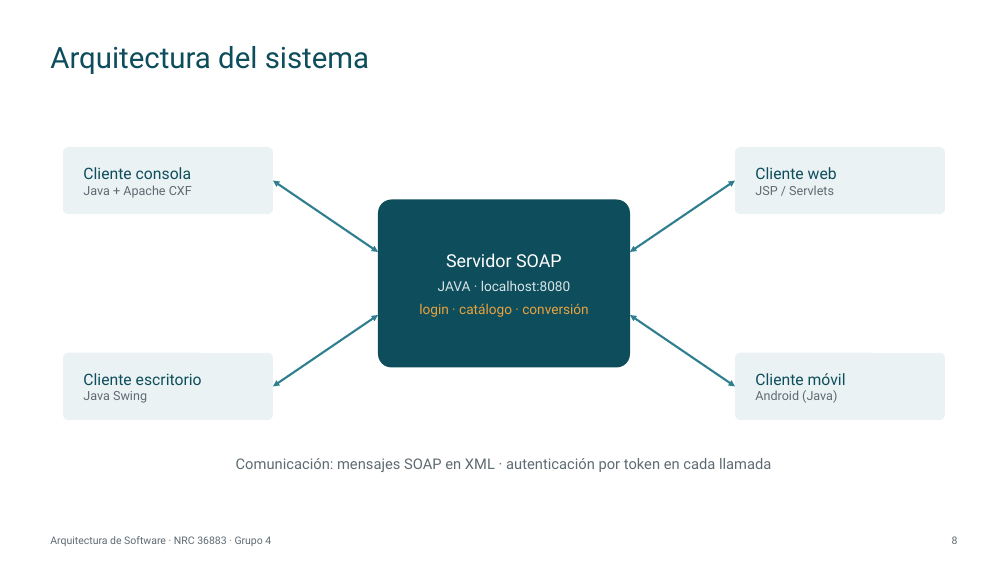
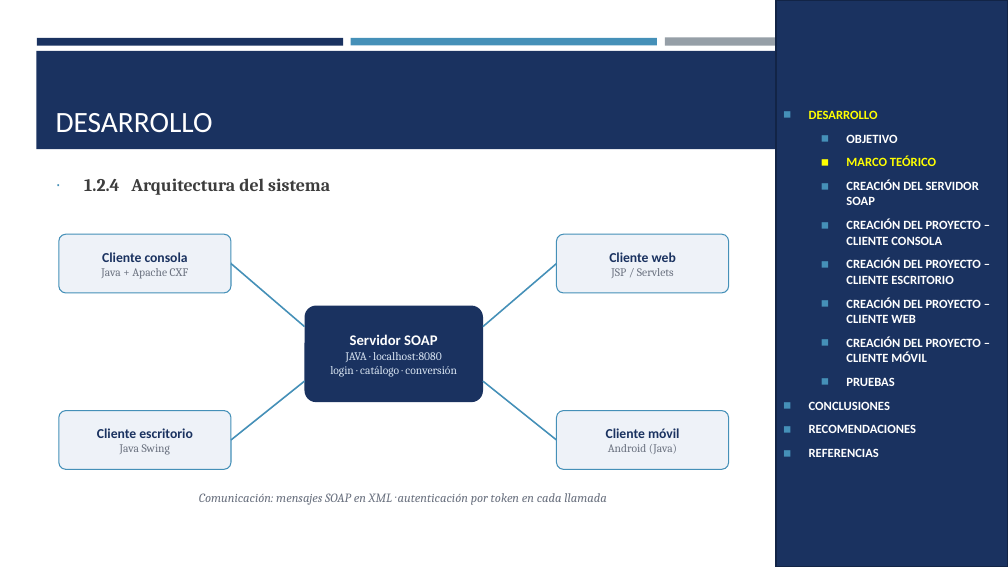
Before and after one commit to IMarcusDev/TI.1.1.-PAO202651_SOAP_JAVA_SINBDD_NRC_36883_GR04, a slide deck: slide 7 of 05. DOCUMENTACION/PRESENTACION TI.1.1. SOAP sin BDD en JAVA GR4.pptx (slide 8 before the commit). Drawn at 1008x567 pixels with LibreOffice and Linux fonts; fonts in the diff are those of the drawing. Boxes give left, top, right and bottom in pixels: in the first picture for what was removed or moved away, otherwise in the second. Text is boxed around its words. In the diff, an @@ line names an element or a change of style, - is before the commit and + after.

```diff
--- a/05. DOCUMENTACION/PRESENTACION TI.1.1. SOAP sin BDD en JAVA GR4.pptx
+++ b/05. DOCUMENTACION/PRESENTACION TI.1.1. SOAP sin BDD en JAVA GR4.pptx
@@ rectangle added at (776,0,1008,567), fill #1A3260, outline #122446 1.75 pt, 12 pt, text #FFFFFF, bold @@
+◼ DESARROLLO
+  ◼ OBJETIVO
+  ◼ MARCO TEÓRICO
+  ◼ CREACIÓN DEL SERVIDOR SOAP
+  ◼ CREACIÓN DEL PROYECTO – CLIENTE CONSOLA
+  ◼ CREACIÓN DEL PROYECTO – CLIENTE ESCRITORIO
+  ◼ CREACIÓN DEL PROYECTO – CLIENTE WEB
+  ◼ CREACIÓN DEL PROYECTO – CLIENTE MÓVIL
+  ◼ PRUEBAS
+◼ CONCLUSIONES
+◼ RECOMENDACIONES
+◼ REFERENCIAS
@@ rectangle added at (36,51,972,149), fill #1A3260 @@
@@ rectangle added at (37,38,343,45), fill #1A3260 @@
@@ title removed at (50,46,369,74) @@
-Arquitectura del sistema
@@ rectangle added at (351,38,657,45), fill #4590B8 @@
@@ rectangle added at (665,38,971,46), fill #969FA7 @@
@@ title added at (56,113,213,132), 28 pt, text #FFFFFF @@
+DESARROLLO
@@ text added at (84,178,330,195), 17 pt, text #3D3D3D, bold @@
+∙ 1.2.4 Arquitectura del sistema
@@ double arrow removed from (273, 181) to (378, 252) @@
@@ double arrow removed from (735, 181) to (630, 252) @@
@@ rounded rectangle "Cliente consola": place and size @@
-rounded rectangle "Cliente consola" at (63,147,273,214)
+rounded rectangle "Cliente consola" at (59,234,231,293)
@@ rounded rectangle "Cliente consola" at (59,234,231,293): size 15 to 13 pt, font Roboto to Calibri, text colour #0E4D5C to #1A3260, bold on in "Cliente consola"; size 12 to 11 pt, font Roboto to Cambria, text colour #5F6B72 to #6B7280 in "Java + Apache CXF"; alignment left to centre; fill #EAF2F3 to #EEF2F8; outline none to #4590B8 1 pt; proportions changed @@
@@ rounded rectangle "Cliente web": place and size @@
-rounded rectangle "Cliente web" at (735,147,945,214)
+rounded rectangle "Cliente web" at (557,234,729,293)
@@ rounded rectangle "Cliente web" at (557,234,729,293): size 15 to 13 pt, font Roboto to Calibri, text colour #0E4D5C to #1A3260, bold on in "Cliente web"; size 12 to 11 pt, font Roboto to Cambria, text colour #5F6B72 to #6B7280 in "JSP / Servlets"; alignment left to centre; fill #EAF2F3 to #EEF2F8; outline none to #4590B8 1 pt; proportions changed @@
@@ line added from (231, 264) to (305, 327), #4590B8 1.5 pt @@
@@ line added from (557, 264) to (483, 327), #4590B8 1.5 pt @@
@@ double arrow removed from (273, 386) to (378, 315) @@
@@ rounded rectangle "Servidor SOAP": place and size @@
-rounded rectangle "Servidor SOAP" at (378,200,630,368)
+rounded rectangle "Servidor SOAP" at (305,306,483,402)
@@ rounded rectangle "Servidor SOAP" at (305,306,483,402): size 17 to 14 pt, font Roboto to Calibri, bold on in "Servidor SOAP"; size 13 to 11 pt, font Roboto to Cambria in "JAVA · localhost:8080", "login · catálogo · conversión"; text colour #D6E4E7 to #D6E2F0 in "JAVA · localhost:8080"; text colour #E8A33D to #D6E2F0 in "login · catálogo · conversión"; less space between paragraphs; fill #0E4D5C to #1A3260; proportions changed @@
@@ double arrow removed from (735, 386) to (630, 315) @@
@@ line added from (231, 440) to (305, 381), #4590B8 1.5 pt @@
@@ line added from (557, 440) to (483, 381), #4590B8 1.5 pt @@
@@ rounded rectangle "Cliente escritorio": place and size @@
-rounded rectangle "Cliente escritorio" at (63,353,273,420)
+rounded rectangle "Cliente escritorio" at (59,411,231,470)
@@ rounded rectangle "Cliente escritorio" at (59,411,231,470): size 15 to 13 pt, font Roboto to Calibri, text colour #0E4D5C to #1A3260, bold on in "Cliente escritorio"; size 12 to 11 pt, font Roboto to Cambria, text colour #5F6B72 to #6B7280 in "Java Swing"; alignment left to centre; fill #EAF2F3 to #EEF2F8; outline none to #4590B8 1 pt; proportions changed @@
@@ rounded rectangle "Cliente móvil": place and size @@
-rounded rectangle "Cliente móvil" at (735,353,945,420)
+rounded rectangle "Cliente móvil" at (557,411,729,470)
@@ rounded rectangle "Cliente móvil" at (557,411,729,470): size 15 to 13 pt, font Roboto to Calibri, text colour #0E4D5C to #1A3260, bold on in "Cliente móvil"; size 12 to 11 pt, font Roboto to Cambria, text colour #5F6B72 to #6B7280 in "Android (Java)"; alignment left to centre; fill #EAF2F3 to #EEF2F8; outline none to #4590B8 1 pt; proportions changed @@
@@ text "Comunicación: mensajes SOAP en XML ...": place and size @@
-text "Comunicación: mensajes SOAP en XML ..." at (236,458,771,472)
+text "Comunicación: mensajes SOAP en XML ..." at (199,493,606,505)
@@ text "Comunicación: mensajes SOAP en XML ..." at (199,493,606,505): size 14 to 12 pt, font Roboto to Cambria, text colour #5F6B72 to #6B7280, italic on @@
@@ text removed at (50,536,271,546) @@
-Arquitectura de Software · NRC 36883 · Grupo 4
@@ page number removed at (952,536,958,544) @@
-8
```
Also in this commit, not shown: 23 other slides changed, 6 slides added, 14 slides removed, 1 other file.
